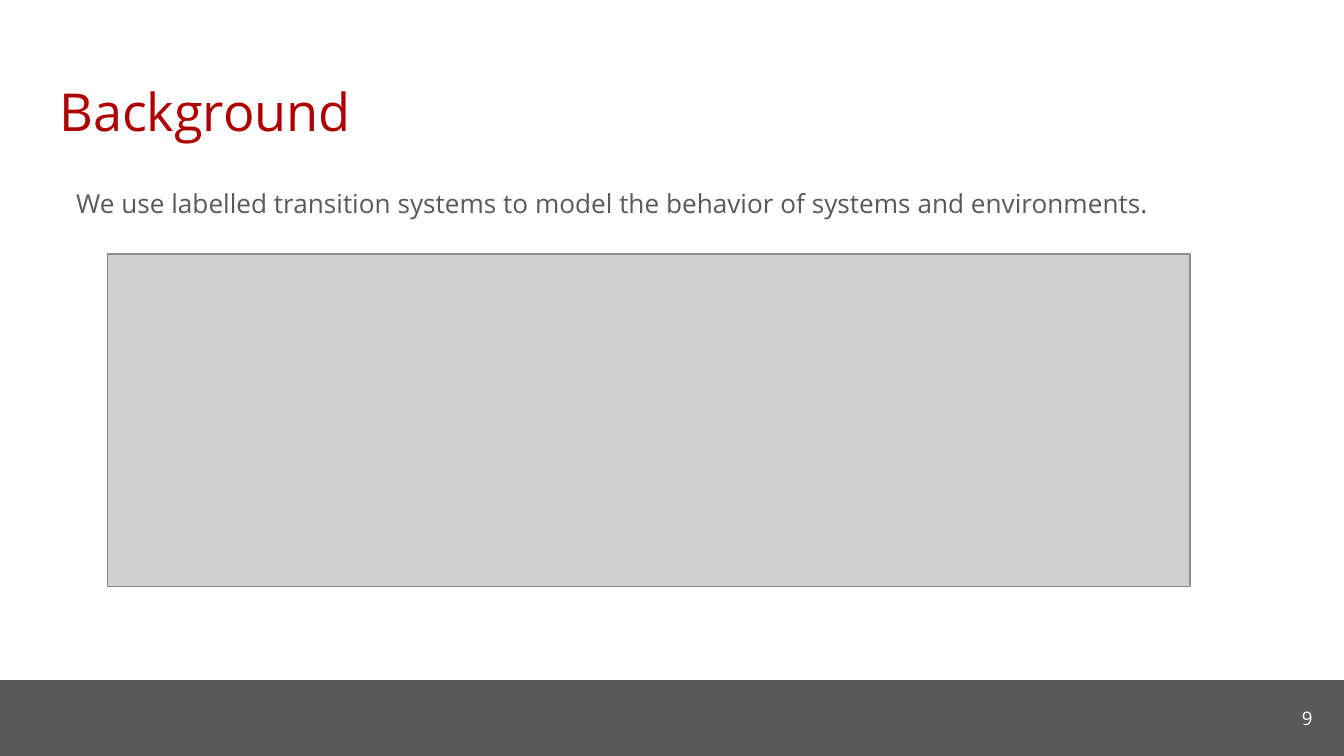
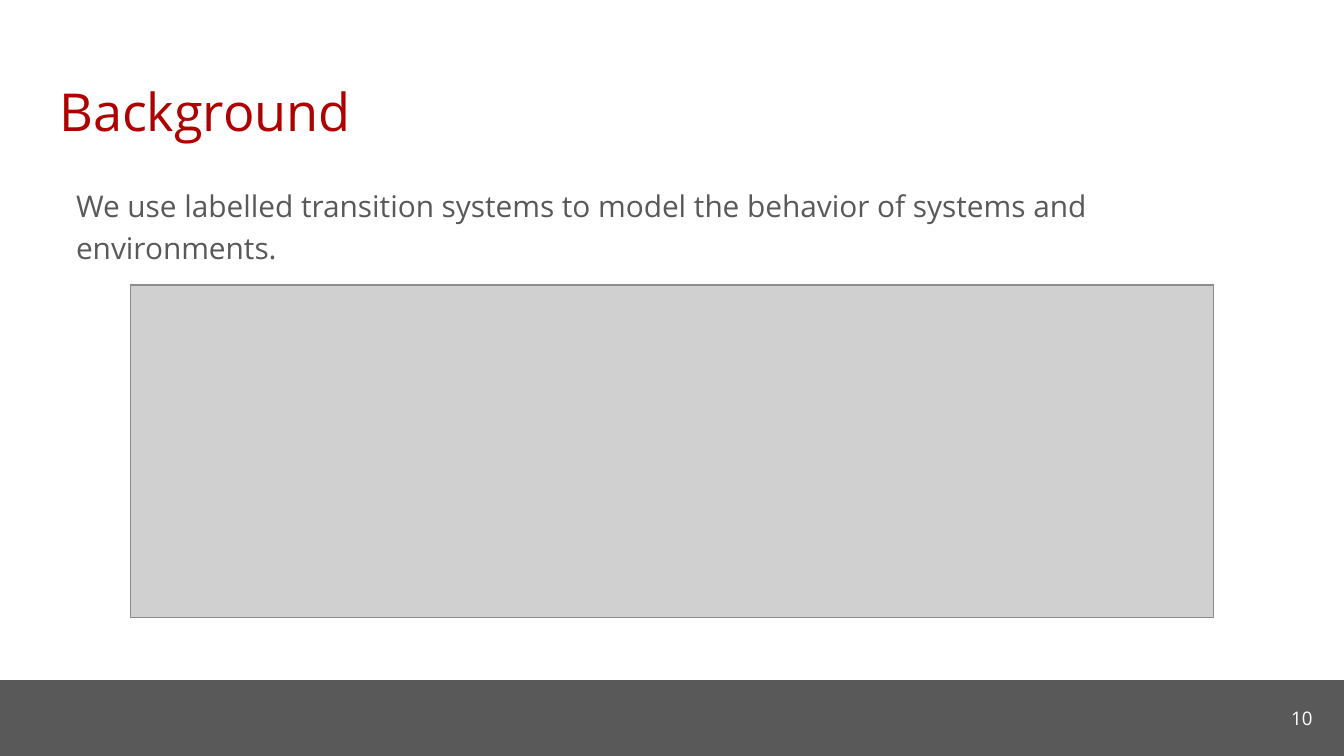
Before and after one commit to cmu-soda/Robustness, a slide deck: slide 10 of Robustness.pptx (slide 9 before the commit). Drawn at 1344x756 pixels with LibreOffice and Linux fonts; fonts in the diff are those of the drawing; grey boxes stand for pictures; background and template pictures are left out. Boxes give left, top, right and bottom in pixels: in the first picture for what was removed or moved away, otherwise in the second. Text is boxed around its words. In the diff, an @@ line names an element or a change of style, - is before the commit and + after.

```diff
--- a/Robustness.pptx
+++ b/Robustness.pptx
@@ text "We use labelled transition systems ..." at (x1=76, y1=194, x2=1086, y2=260): size 14 to 16 pt @@
@@ picture moved from (x1=108, y1=254, x2=1191, y2=586) to (x1=130, y1=285, x2=1214, y2=617) @@
@@ page number at (x1=1291, y1=711, x2=1312, y2=725): text changed @@
-9
+10
```
Also in this commit, not shown: 9 other slides changed, 12 slides added.
